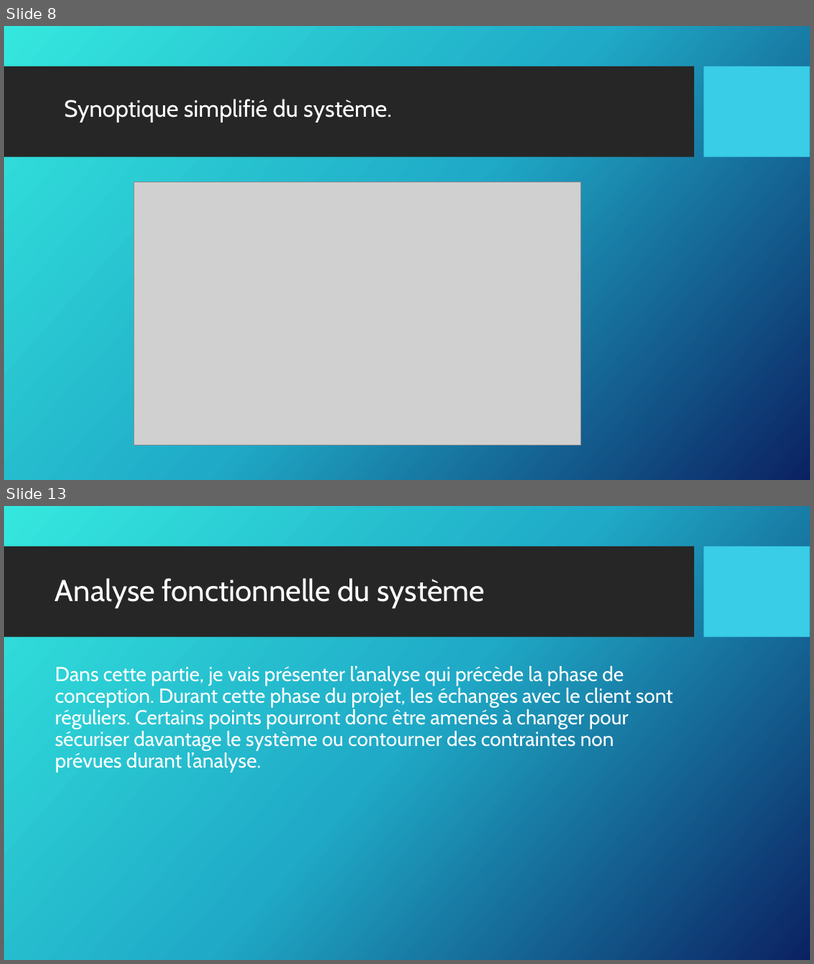
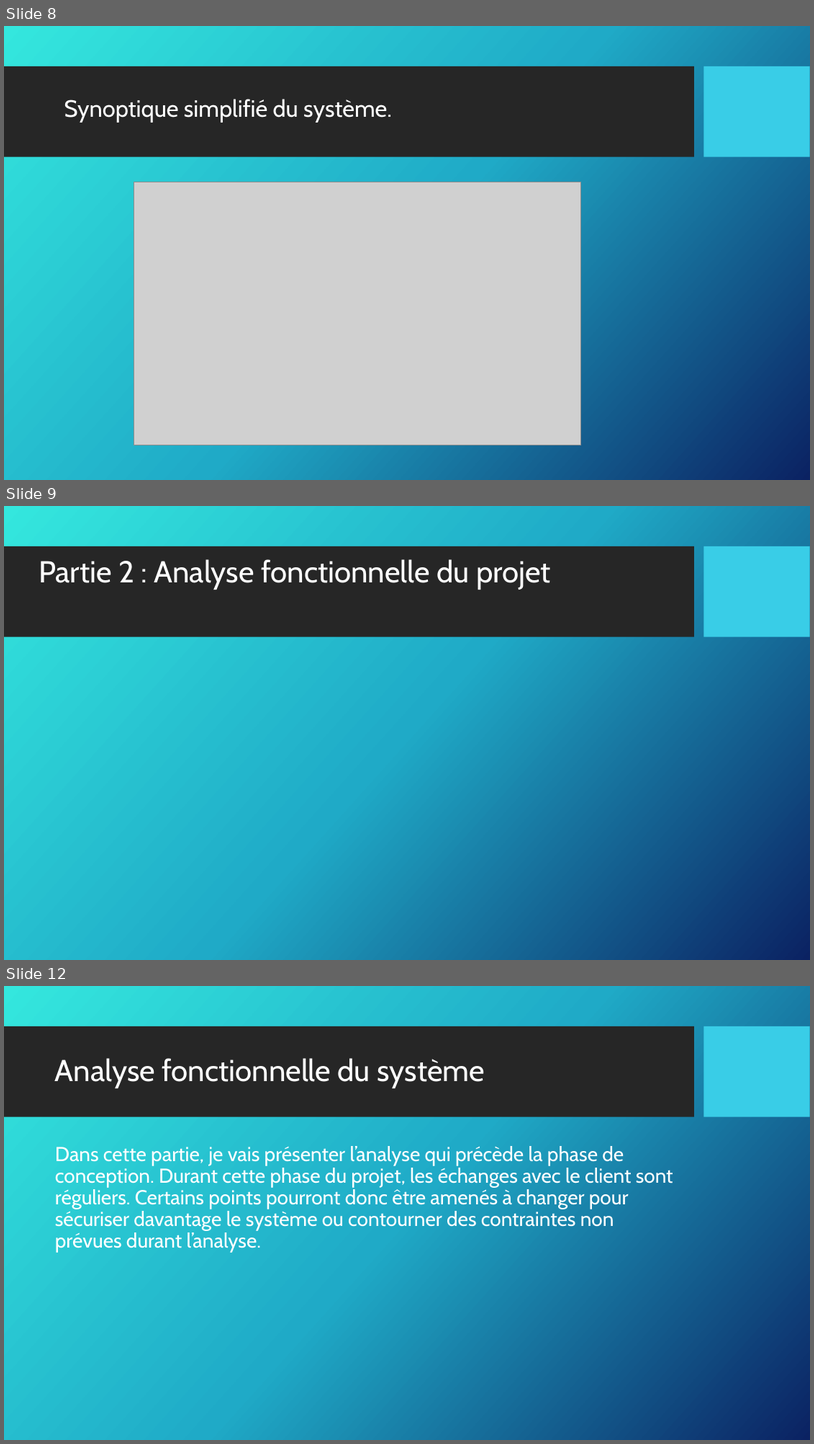
Before and after one commit to vincentsn2/Projet_BTS_Tracking_GPS, a slide deck: Diagramme/Arthur/revueArthurBRICE1.pptx. Shown one above the other, each under a label of ours: slides 8 and 13 before the commit, slides 8, 9 and 12 after it; the slides between them are not shown. The pictures are 814x964 and 814x1444 pixels, drawn with LibreOffice and Linux fonts; fonts in the diff are those of the drawing; grey boxes stand for pictures; background and template pictures are left out. Boxes give left, top, right and bottom in pixels: in the first picture for what was removed or moved away, otherwise in the second. Text is boxed around its words. In the diff, an @@ line names an element or a change of style, - is before the commit and + after.

```diff
--- a/Diagramme/Arthur/revueArthurBRICE1.pptx
+++ b/Diagramme/Arthur/revueArthurBRICE1.pptx
@@ slide 9 added at (4,506,810,960), background picture (left out); not listed: 2 template elements that a slide beside it also shows @@
@@ title added at (39,559,551,590), 36 pt, text #FFFFFF @@
+Partie 2 : Analyse fonctionnelle du projet
@@ what was slide 13 is now slide 12 @@
```
Also in this commit, not shown: 26 slides changed, 2 other slides added, 16 slides removed.
